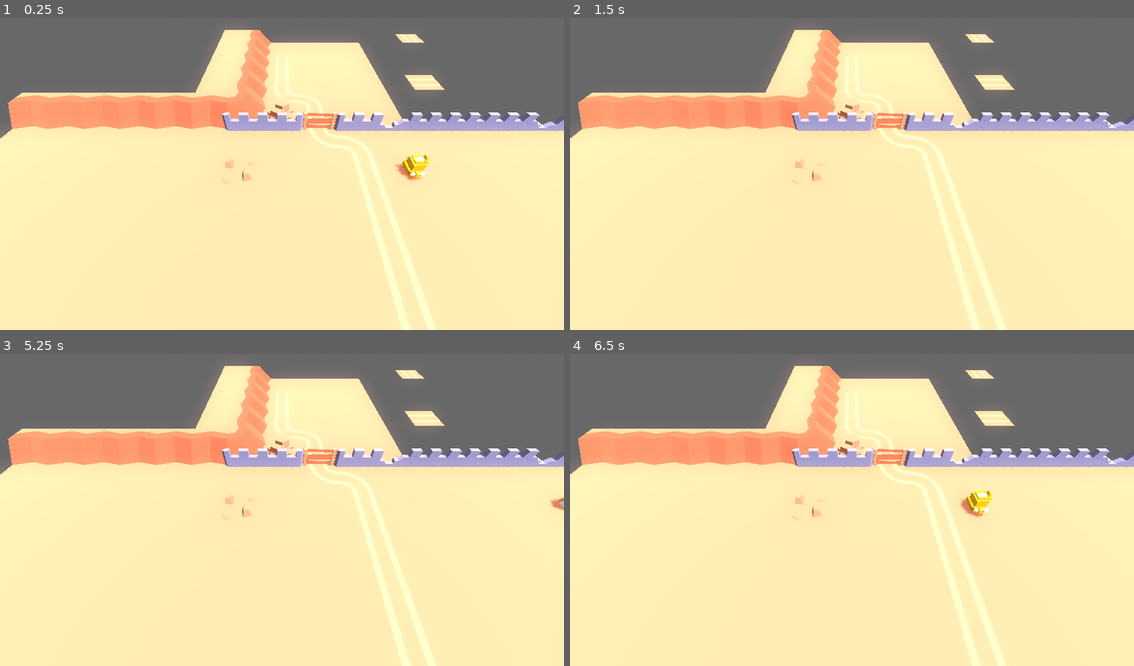
Above: before the commit, frames 1-4 (two rows, left to right).
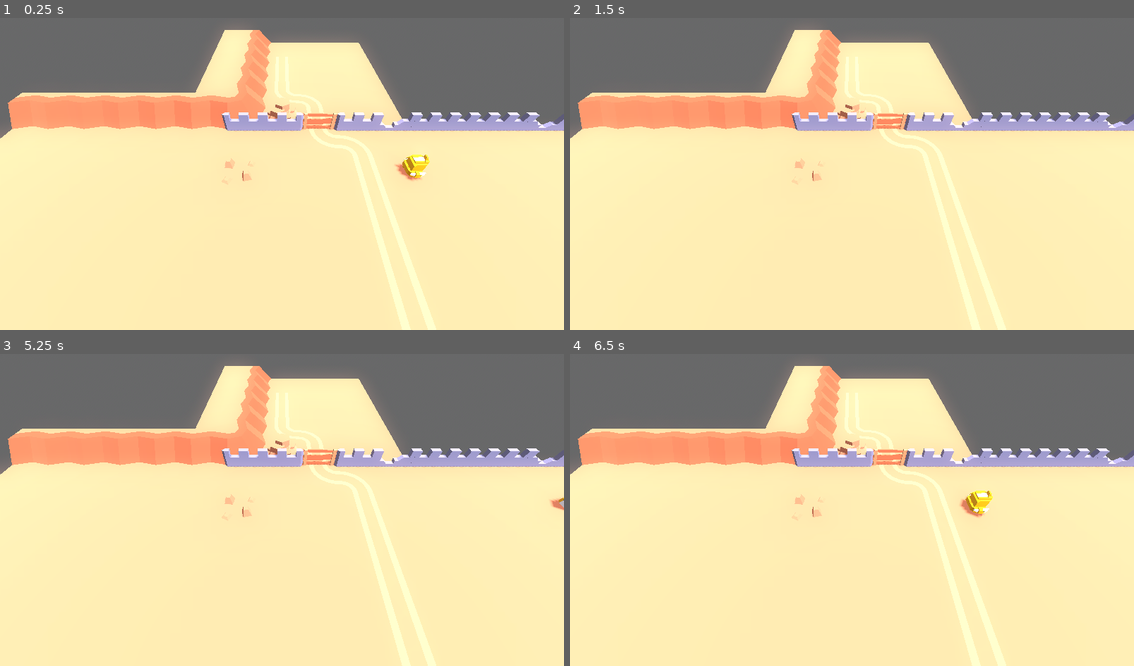
Above: after the commit, the same moments.

Repository: DreadBoy/children-of-the-parapet
Game: Godot game, scene res://scenes/test_scene.tscn
Same seed, same stepped clock (60 frames per second), same inputs: the game is played once before the commit and once after it.
Inputs:
- Up to frame 1 (0.25 s): no input
- Up to frame 2 (1.5 s): tap Enter at 0.5 s; hold D (move_right) 0.53-1.28 s; hold Shift (dash) 0.53-1.28 s; hold S (move_down) from 1.28 s (still down); tap Shift (dash) at 1.35 s
- Up to frame 3 (5.25 s): tap Space at 2, 3.5, 5 s; release S (move_down) at 2.03 s; hold D (move_right) 2.03-2.78 s; hold Shift (dash) 2.03-2.78 s; tap Enter at 2.75, 4.25 s; hold W (move_up) 2.78-3.53 s; tap Shift (dash) at 2.85, 4.35 s; hold Shift (dash) 3.53-4.28 s; hold A (move_left) 3.53-5.03 s; hold S (move_down) from 5.03 s (still down); hold Shift (dash) from 5.03 s (still down)
- Up to frame 4 (6.5 s): release S (move_down) at 5.78 s; release Shift (dash) at 5.78 s; hold D (move_right) from 5.78 s (still down); tap Shift (dash) at 5.85 s

The runs differ from the first frame. In frame 1, 0.4% of the frame differs, in the area x 53-79%, y 5-36%; in frame 2, 0.4%; in frame 3, 0.4%; in frame 4, 0.4%.

Commit message:
Implement gate that can be destroyed

Diff:
--- a/character/character-animated.tscn
+++ b/character/character-animated.tscn
@@ -373,6 +373,10 @@
 height = 0.3
 radius = 0.3
 
+[sub_resource type="CylinderShape3D" id="CylinderShape3D_75pqx"]
+height = 0.3
+radius = 0.3
+
 [node name="character" instance=ExtResource("1_w6244")]
 
 [node name="head_classic" parent="." index="0"]
@@ -418,5 +422,5 @@
 monitoring = false
 
 [node name="CollisionShape3D" type="CollisionShape3D" parent="scene-area" index="0"]
-transform = Transform3D(1, 0, 0, 0, 1, 0, 0, 0, 1, 0.00265777, 0.25, -0.0011363)
-shape = SubResource("CylinderShape3D_n8it7")
+transform = Transform3D(1, 0, 0, 0, 1, 0, 0, 0, 1, 0, 0.25, 0)
+shape = SubResource("CylinderShape3D_75pqx")
--- a/character/character.gd
+++ b/character/character.gd
@@ -61,4 +61,5 @@
 
 func _on_scene_hit(_body: Node3D):
 	if state_machine.get_current_node() == "dash":
+		print("scene hit")
 		state_machine.travel("knockback")
--- /dev/null
+++ b/gate/gate.gd
@@ -0,0 +1,6 @@
+extends Node3D
+
+@onready var state_machine = $AnimationTree["parameters/playback"]
+
+func _on_player_enter(_body: Node3D):
+	state_machine.travel("break")
--- /dev/null
+++ b/gate/gate.tscn
@@ -0,0 +1,149 @@
+[gd_scene load_steps=13 format=3 uid="uid://n1dsaskndkou"]
+
+[ext_resource type="Script" path="res://gate/gate.gd" id="1_1yop4"]
+[ext_resource type="PackedScene" uid="uid://b0adkd077h6xc" path="res://gate/gate.glb" id="2_88rkv"]
+
+[sub_resource type="Animation" id="Animation_lywld"]
+resource_name = "break"
+length = 3.0
+step = 0.05
+tracks/0/type = "value"
+tracks/0/imported = false
+tracks/0/enabled = true
+tracks/0/path = NodePath("../gate:position")
+tracks/0/interp = 1
+tracks/0/loop_wrap = true
+tracks/0/keys = {
+"times": PackedFloat32Array(0, 0.15, 0.3, 2.7, 3),
+"transitions": PackedFloat32Array(1, 1, 1, 1, 1),
+"update": 0,
+"values": [Vector3(0, 0, 0), Vector3(-0.507595, 0.451815, 0), Vector3(-1.31889, 0.553337, 0), Vector3(-1.31889, 0.553337, 0), Vector3(-1.31889, 0.473338, 0)]
+}
+tracks/1/type = "value"
+tracks/1/imported = false
+tracks/1/enabled = true
+tracks/1/path = NodePath("../gate:rotation")
+tracks/1/interp = 1
+tracks/1/loop_wrap = true
+tracks/1/keys = {
+"times": PackedFloat32Array(0, 0.15, 0.3, 2.7),
+"transitions": PackedFloat32Array(1, 1, 1, 1),
+"update": 0,
+"values": [Vector3(0, 0, 0), Vector3(0, 0, 0.785398), Vector3(0, 0, 1.5708), Vector3(0, 0, 1.5708)]
+}
+tracks/2/type = "value"
+tracks/2/imported = false
+tracks/2/enabled = true
+tracks/2/path = NodePath("../StaticBody3D/CollisionShape3D6:disabled")
+tracks/2/interp = 1
+tracks/2/loop_wrap = true
+tracks/2/keys = {
+"times": PackedFloat32Array(0.5),
+"transitions": PackedFloat32Array(1),
+"update": 1,
+"values": [true]
+}
+
+[sub_resource type="Animation" id="Animation_x63hi"]
+length = 0.001
+tracks/0/type = "value"
+tracks/0/imported = false
+tracks/0/enabled = true
+tracks/0/path = NodePath("../gate:position")
+tracks/0/interp = 1
+tracks/0/loop_wrap = true
+tracks/0/keys = {
+"times": PackedFloat32Array(0),
+"transitions": PackedFloat32Array(1),
+"update": 0,
+"values": [Vector3(0, 0, 0)]
+}
+tracks/1/type = "value"
+tracks/1/imported = false
+tracks/1/enabled = true
+tracks/1/path = NodePath("../gate:rotation")
+tracks/1/interp = 1
+tracks/1/loop_wrap = true
+tracks/1/keys = {
+"times": PackedFloat32Array(0),
+"transitions": PackedFloat32Array(1),
+"update": 0,
+"values": [Vector3(0, 0, 0)]
+}
+tracks/2/type = "value"
+tracks/2/imported = false
+tracks/2/enabled = true
+tracks/2/path = NodePath("../StaticBody3D/CollisionShape3D6:disabled")
+tracks/2/interp = 1
+tracks/2/loop_wrap = true
+tracks/2/keys = {
+"times": PackedFloat32Array(0),
+"transitions": PackedFloat32Array(1),
+"update": 1,
+"values": [false]
+}
+
+[sub_resource type="AnimationLibrary" id="AnimationLibrary_upwnn"]
+_data = {
+"RESET": SubResource("Animation_x63hi"),
+"break": SubResource("Animation_lywld")
+}
+
+[sub_resource type="AnimationNodeAnimation" id="AnimationNodeAnimation_h6us7"]
+animation = &"RESET"
+
+[sub_resource type="AnimationNodeAnimation" id="AnimationNodeAnimation_jwdcg"]
+animation = &"break"
+
+[sub_resource type="AnimationNodeStateMachineTransition" id="AnimationNodeStateMachineTransition_knucl"]
+
+[sub_resource type="AnimationNodeStateMachineTransition" id="AnimationNodeStateMachineTransition_jxx5y"]
+advance_mode = 2
+
+[sub_resource type="AnimationNodeStateMachine" id="AnimationNodeStateMachine_can4d"]
+states/RESET/node = SubResource("AnimationNodeAnimation_h6us7")
+states/RESET/position = Vector2(324, 95)
+states/break/node = SubResource("AnimationNodeAnimation_jwdcg")
+states/break/position = Vector2(451, 69)
+transitions = ["RESET", "break", SubResource("AnimationNodeStateMachineTransition_knucl"), "Start", "RESET", SubResource("AnimationNodeStateMachineTransition_jxx5y")]
+
+[sub_resource type="BoxShape3D" id="BoxShape3D_7o82e"]
+size = Vector3(0.15, 1, 1)
+
+[sub_resource type="BoxShape3D" id="BoxShape3D_mitbc"]
+size = Vector3(0.3, 1, 1)
+
+[node name="gate" type="Node3D"]
+transform = Transform3D(1, 0, 0, 0, 1, 0, 0, 0, 1, -1, 0, -1)
+script = ExtResource("1_1yop4")
+
+[node name="gate" parent="." instance=ExtResource("2_88rkv")]
+transform = Transform3D(1, 0, 0, 0, 1, 0, 0, 0, 1, 0, 0, 0)
+
+[node name="AnimationPlayer" type="AnimationPlayer" parent="."]
+root_node = NodePath("../Area3D")
+libraries = {
+"": SubResource("AnimationLibrary_upwnn")
+}
+
+[node name="AnimationTree" type="AnimationTree" parent="."]
+tree_root = SubResource("AnimationNodeStateMachine_can4d")
+anim_player = NodePath("../AnimationPlayer")
+active = true
+
+[node name="StaticBody3D" type="StaticBody3D" parent="."]
+collision_mask = 0
+
+[node name="CollisionShape3D6" type="CollisionShape3D" parent="StaticBody3D"]
+transform = Transform3D(1, 0, 0, 0, 1, 0, 0, 0, 1, -0.5, 0, 0)
+shape = SubResource("BoxShape3D_7o82e")
+
+[node name="Area3D" type="Area3D" parent="."]
+collision_layer = 0
+collision_mask = 2
+
+[node name="CollisionShape3D" type="CollisionShape3D" parent="Area3D"]
+transform = Transform3D(1, 0, 0, 0, 1, 0, 0, 0, 1, -0.5, 0, 0)
+shape = SubResource("BoxShape3D_mitbc")
+
+[connection signal="body_entered" from="Area3D" to="." method="_on_player_enter"]
--- a/scenes/test_scene.tscn
+++ b/scenes/test_scene.tscn
@@ -1,7 +1,8 @@
-[gd_scene load_steps=12 format=3 uid="uid://bjx5wdxhqeuo3"]
+[gd_scene load_steps=13 format=3 uid="uid://bjx5wdxhqeuo3"]
 
 [ext_resource type="PackedScene" uid="uid://dw53w3dfoykvq" path="res://character/character.tscn" id="2_0x6iv"]
 [ext_resource type="PackedScene" uid="uid://dji1xlnnies6l" path="res://terrain/terrain.glb" id="2_p36t4"]
+[ext_resource type="PackedScene" uid="uid://n1dsaskndkou" path="res://gate/gate.tscn" id="2_s2oed"]
 
 [sub_resource type="ProceduralSkyMaterial" id="ProceduralSkyMaterial_uupyu"]
 sky_top_color = Color(1, 1, 1, 1)
@@ -45,35 +46,37 @@
 transform = Transform3D(-0.866023, -0.433016, 0.250001, 0, 0.499998, 0.866027, -0.500003, 0.749999, -0.43301, 0, 0, 0)
 shadow_enabled = true
 
-[node name="StaticBody3D" type="StaticBody3D" parent="."]
+[node name="terrain" type="StaticBody3D" parent="."]
 collision_mask = 0
 
-[node name="terrain" parent="StaticBody3D" instance=ExtResource("2_p36t4")]
+[node name="terrain" parent="terrain" instance=ExtResource("2_p36t4")]
 transform = Transform3D(1, 0, 0, 0, 1, 0, 0, 0, 1, 0, 0, 2)
 
-[node name="ground" type="CollisionShape3D" parent="StaticBody3D"]
+[node name="ground" type="CollisionShape3D" parent="terrain"]
 transform = Transform3D(1, 0, 0, 0, 1, 0, 0, 0, 1, -2.5, -0.5, -0.5)
 shape = SubResource("BoxShape3D_mtdnx")
 
-[node name="CollisionShape3D2" type="CollisionShape3D" parent="StaticBody3D"]
+[node name="CollisionShape3D2" type="CollisionShape3D" parent="terrain"]
 transform = Transform3D(1, 0, 0, 0, 1, 0, 0, 0, 1, -4.5, 0, 4)
 shape = SubResource("BoxShape3D_wgklm")
 
-[node name="CollisionShape3D4" type="CollisionShape3D" parent="StaticBody3D"]
+[node name="CollisionShape3D4" type="CollisionShape3D" parent="terrain"]
 transform = Transform3D(1, 0, 0, 0, 1, 0, 0, 0, 1, -2, 0, 0)
 shape = SubResource("BoxShape3D_mpbq2")
 
-[node name="CollisionShape3D5" type="CollisionShape3D" parent="StaticBody3D"]
+[node name="CollisionShape3D5" type="CollisionShape3D" parent="terrain"]
 transform = Transform3D(1, 0, 0, 0, 1, 0, 0, 0, 1, 0, 0, 1)
 shape = SubResource("BoxShape3D_2uaa8")
 
-[node name="CollisionShape3D" type="CollisionShape3D" parent="StaticBody3D"]
+[node name="CollisionShape3D" type="CollisionShape3D" parent="terrain"]
 transform = Transform3D(1, 0, 0, 0, 1, 0, 0, 0, 1, -1.5, 0, -5)
 shape = SubResource("BoxShape3D_cjuat")
 
-[node name="CollisionShape3D3" type="CollisionShape3D" parent="StaticBody3D"]
+[node name="CollisionShape3D3" type="CollisionShape3D" parent="terrain"]
 transform = Transform3D(1, 0, 0, 0, 1, 0, 0, 0, 1, -1.5, 0, 0.5)
 shape = SubResource("BoxShape3D_mb6uk")
+
+[node name="gate" parent="." instance=ExtResource("2_s2oed")]
 
 [node name="CameraPivot" type="Marker3D" parent="."]
 
Not shown: 1 places in character/character-animated.tscn that only renumber resources
Binary file added: gate/gate.glb
Not shown, added: gate/gate.glb.import
Binary file changed: terrain/terrain.glb
Not shown, added: models/gate.model
Not shown, changed: models/terrain.model
